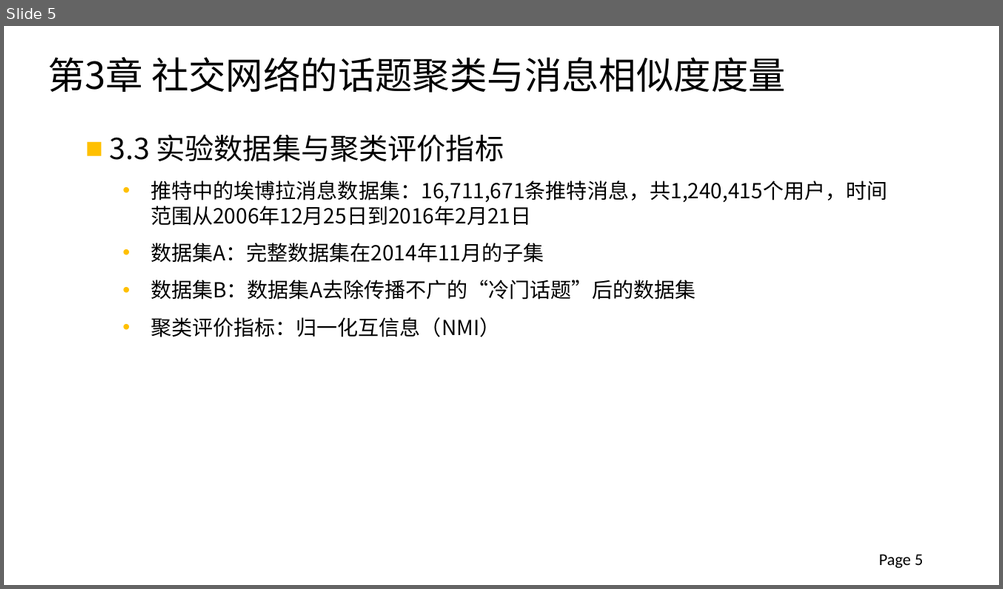
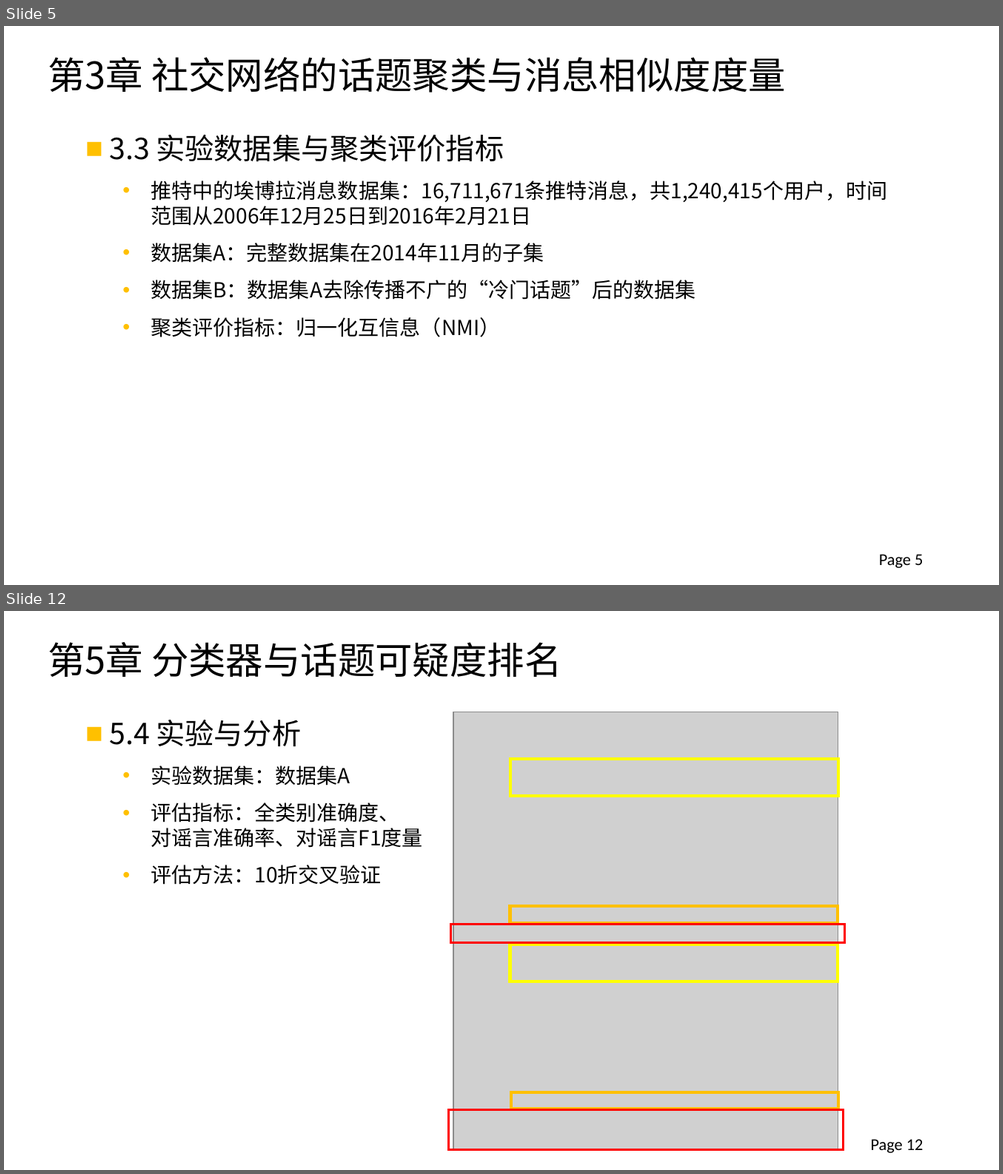
Before and after one commit to xinke0802/DataProcess, a slide deck: 2012013297_钟仰新_毕设论文答辩.pptx. Shown one above the other, each under a label of ours: slide 5 before the commit, slides 5 and 12 after it; the slides between them are not shown. The pictures are 1003x589 and 1003x1174 pixels, drawn with LibreOffice and Linux fonts; fonts in the diff are those of the drawing; grey boxes stand for pictures; background and template pictures are left out. Boxes give left, top, right and bottom in pixels: in the first picture for what was removed or moved away, otherwise in the second. Text is boxed around its words. In the diff, an @@ line names an element or a change of style, - is before the commit and + after.

```diff
--- a/2012013297_钟仰新_毕设论文答辩.pptx
+++ b/2012013297_钟仰新_毕设论文答辩.pptx
@@ slide 12 added at [4, 611, 999, 1170], background #FFFFFF @@
@@ text added at [48, 642, 561, 677], 36 pt, text #000000 @@
+第5章 分类器与话题可疑度排名
@@ text added at [109, 720, 423, 885], 20 pt, text #000000 @@
+■ 5.4 实验与分析
+  • 实验数据集：数据集A
+  • 评估指标：全类别准确度、
+    对谣言准确率、对谣言F1度量
+  • 评估方法：10折交叉验证
@@ picture added at [453, 712, 838, 1151] @@
@@ rectangle added at [511, 759, 838, 796], outline #FFFF00 3 pt @@
@@ rectangle added at [510, 906, 837, 923], outline #FFC000 3 pt @@
@@ rectangle added at [450, 924, 845, 943], outline #FF0000 2.25 pt @@
@@ rectangle added at [510, 945, 837, 982], outline #FFFF00 3 pt @@
@@ rectangle added at [511, 1093, 838, 1110], outline #FFC000 3 pt @@
@@ rectangle added at [449, 1111, 843, 1150], outline #FF0000 2.25 pt @@
@@ page number added at [871, 1139, 923, 1153], 16 pt, text #000000 @@
+Page 12
```
Also in this commit, not shown: 2 slides changed, 8 other slides added, 4 slides removed.
